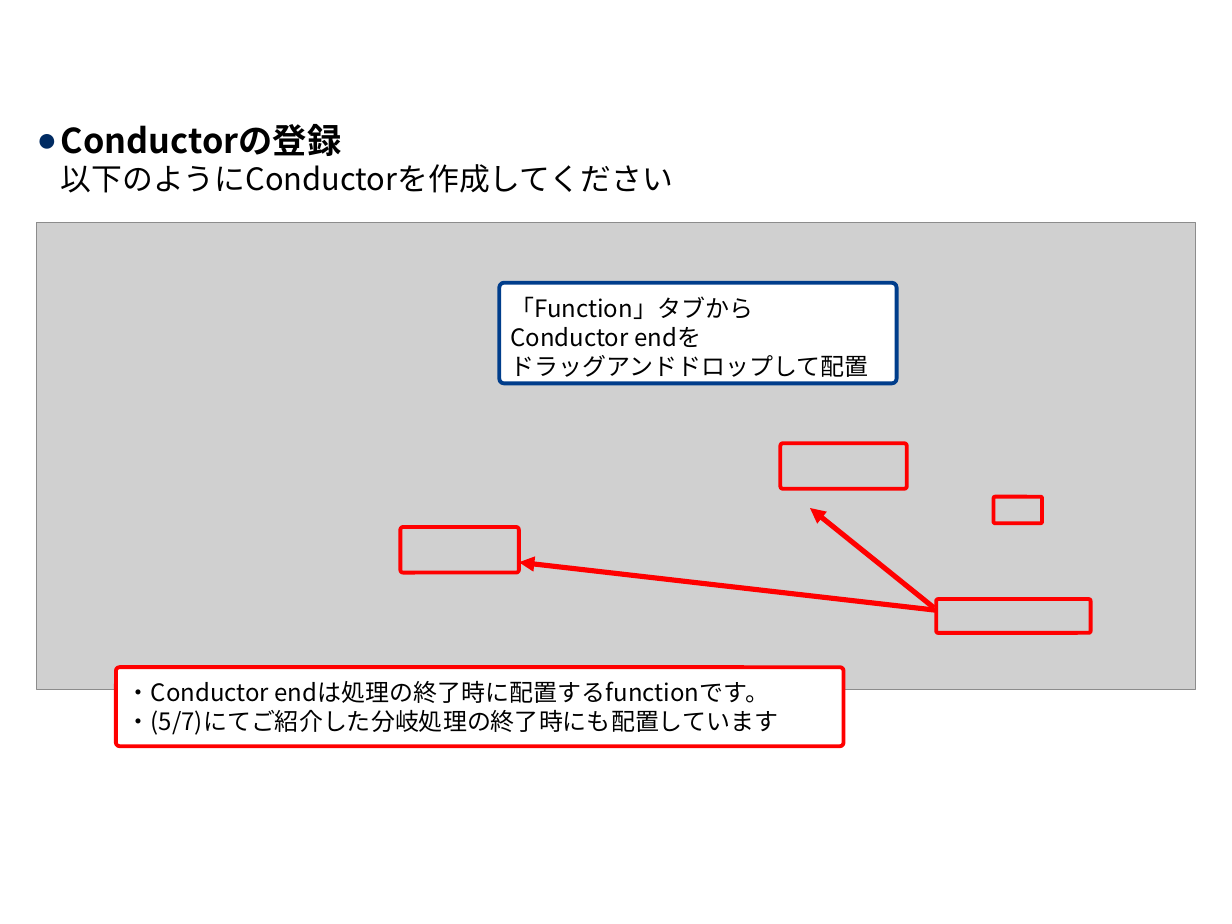
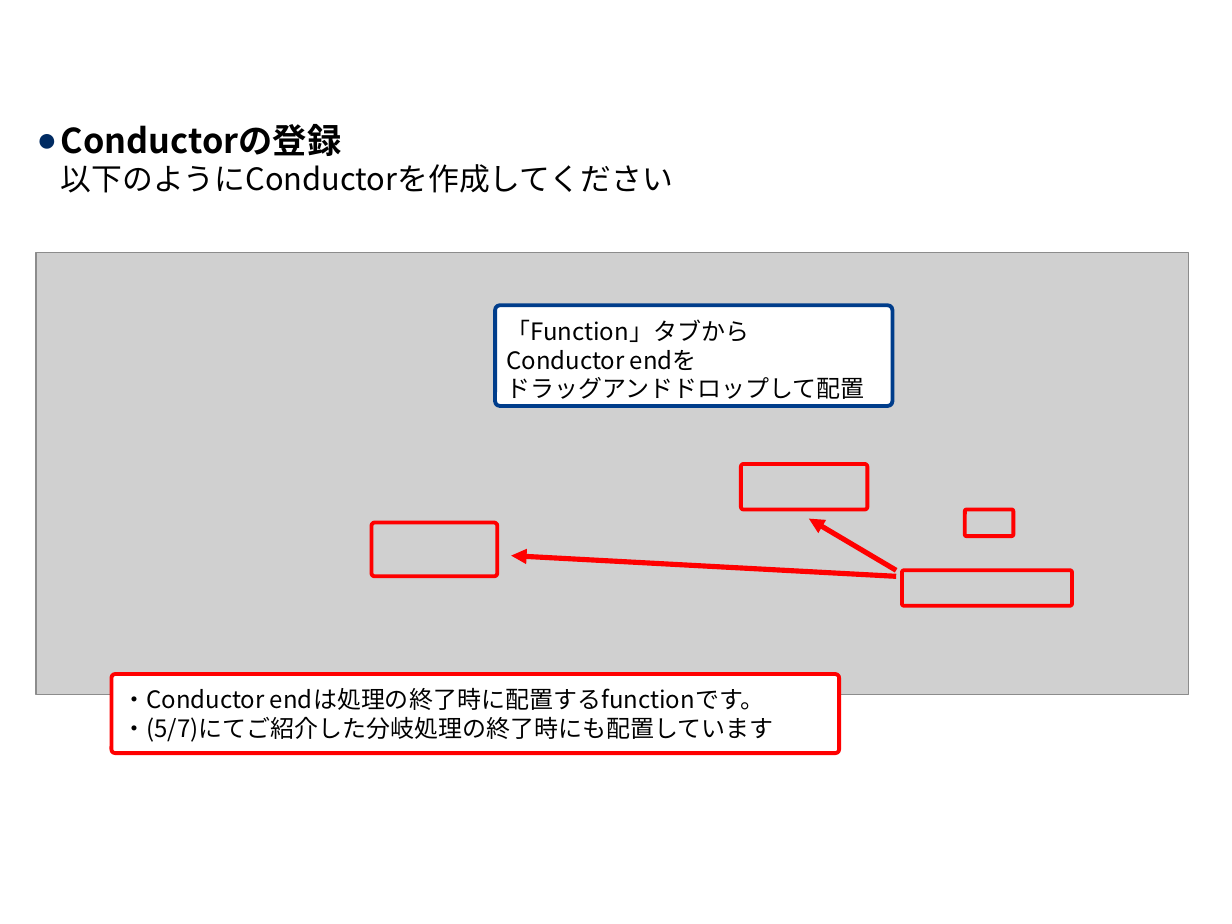
Before and after one commit to exastro-suite/it-automation-docs, a slide deck: slide 27 of asset/Learn_ja/ITA-Conductor_practice_ja.pptx. Drawn at 1232x924 pixels with LibreOffice and Linux fonts; fonts in the diff are those of the drawing; grey boxes stand for pictures; background and template pictures are left out. Boxes give left, top, right and bottom in pixels: in the first picture for what was removed or moved away, otherwise in the second. Text is boxed around its words. In the diff, an @@ line names an element or a change of style, - is before the commit and + after.

```diff
--- a/asset/Learn_ja/ITA-Conductor_practice_ja.pptx
+++ b/asset/Learn_ja/ITA-Conductor_practice_ja.pptx
@@ picture: place and size @@
-picture at <box>36,222,1195,689</box>
+picture at <box>36,253,1188,695</box>
@@ rounded rectangle "「Function」タブから Conductor endを ドラッグアンドドロップして配置": place and size @@
-rounded rectangle "「Function」タブから Conductor endを ドラッグアンドドロップして配置" at <box>499,282,896,383</box>
+rounded rectangle "「Function」タブから Conductor endを ドラッグアンドドロップして配置" at <box>495,306,892,407</box>
@@ rounded rectangle: place and size @@
-rounded rectangle at <box>780,444,907,489</box>
+rounded rectangle at <box>740,464,867,510</box>
@@ rounded rectangle: place and size @@
-rounded rectangle at <box>400,527,519,573</box>
+rounded rectangle at <box>372,522,498,577</box>
@@ arrow moved from (934, 607) - (811, 508) to (896, 570) - (809, 519) @@
@@ rounded rectangle: place and size @@
-rounded rectangle at <box>994,496,1042,524</box>
+rounded rectangle at <box>965,510,1013,537</box>
@@ arrow moved from (936, 610) - (519, 562) to (896, 577) - (511, 556) @@
@@ rounded rectangle: place and size @@
-rounded rectangle at <box>936,599,1090,632</box>
+rounded rectangle at <box>902,570,1072,606</box>
@@ rounded rectangle "・Conductor endは処理の終了時に配置するfunctionです。 ・(5/7)にてご紹介した分岐処理の終了時に ...": place and size @@
-rounded rectangle "・Conductor endは処理の終了時に配置するfunctionです。 ・(5/7)にてご紹介した分岐処理の終了時に ..." at <box>116,668,844,747</box>
+rounded rectangle "・Conductor endは処理の終了時に配置するfunctionです。 ・(5/7)にてご紹介した分岐処理の終了時に ..." at <box>111,674,839,753</box>
```
Also in this commit, not shown: 15 other slides changed, 1 other file.
